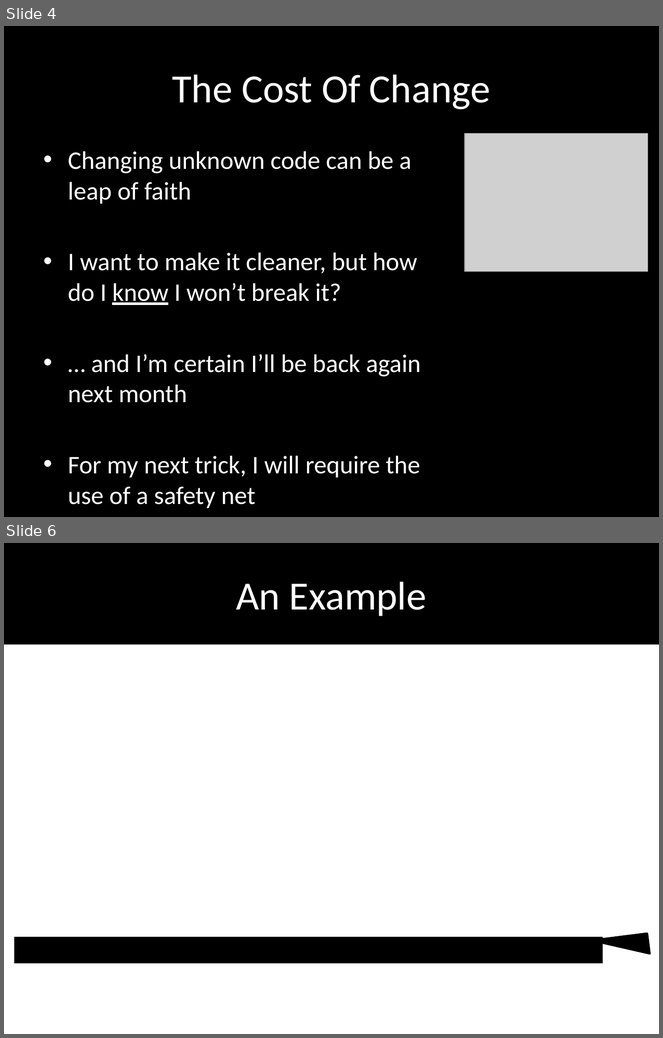
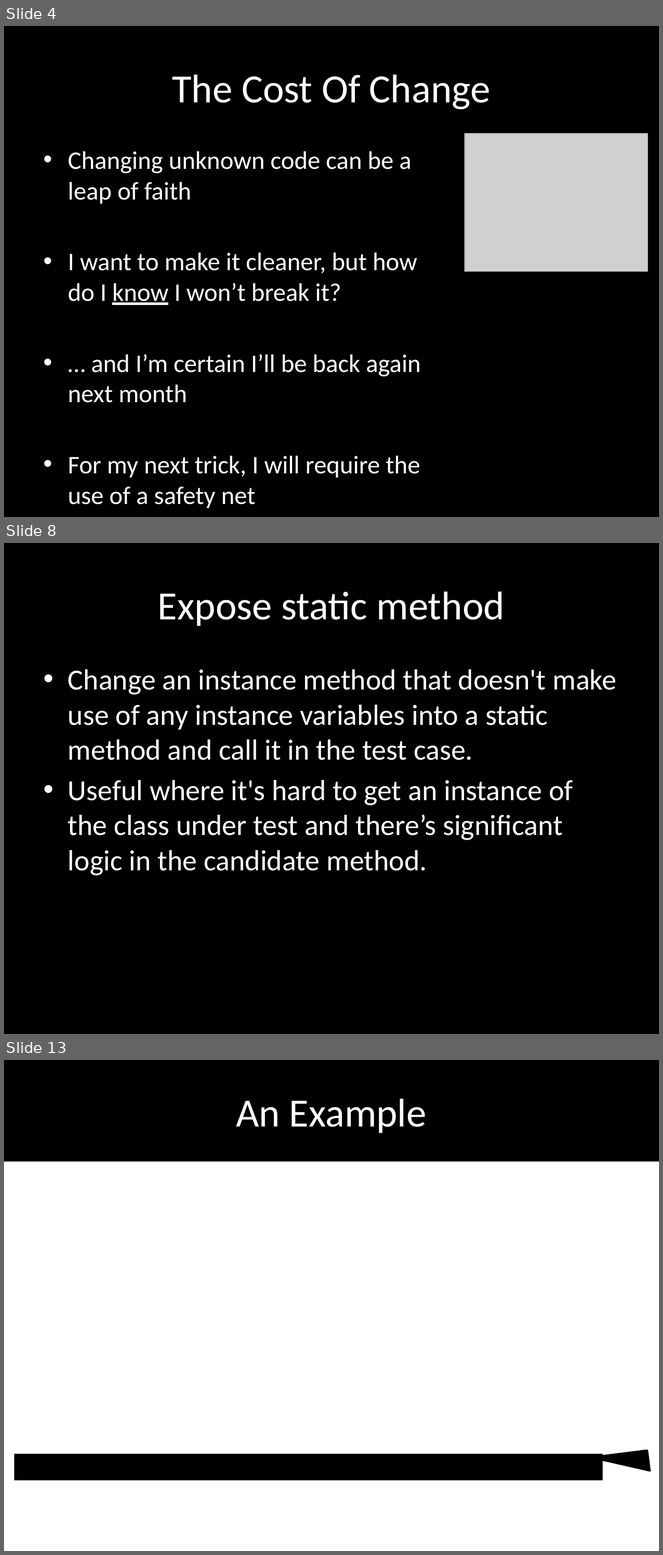
Before and after one commit to tonybaines/retrofitting-tests, a slide deck: presentation/Retrofitting Tests.pptx. Shown one above the other, each under a label of ours: slides 4 and 6 before the commit, slides 4, 8 and 13 after it; the slides between them are not shown. The pictures are 663x1038 and 663x1555 pixels, drawn with LibreOffice and Linux fonts; fonts in the diff are those of the drawing; grey boxes stand for pictures; background and template pictures are left out. Boxes give left, top, right and bottom in pixels: in the first picture for what was removed or moved away, otherwise in the second. Text is boxed around its words. In the diff, an @@ line names an element or a change of style, - is before the commit and + after.

Commit message:
(Tony) Added some slides specifically for the new exercises. Tidied up some typos Added runtime exceptions to the business methods that should be somehow replaced during testing to force dependencies to be broken

```diff
--- a/presentation/Retrofitting Tests.pptx
+++ b/presentation/Retrofitting Tests.pptx
@@ slide 8 added at [4,543,659,1034], background #000000 @@
@@ title added at [158,591,505,626], 44 pt, text #FFFFFF @@
+Expose static method
@@ text added at [68,669,617,876], 32 pt, text #FFFFFF @@
+• Change an instance method that doesn't make use of any instance variables into a static method and call it in the test case.
+• Useful where it's hard to get an instance of the class under test and there’s significant logic in the candidate method.
@@ what was slide 6 is now slide 13 @@
```
Also in this commit, not shown: 1 slide changed, 6 other slides added, 6 other files.
